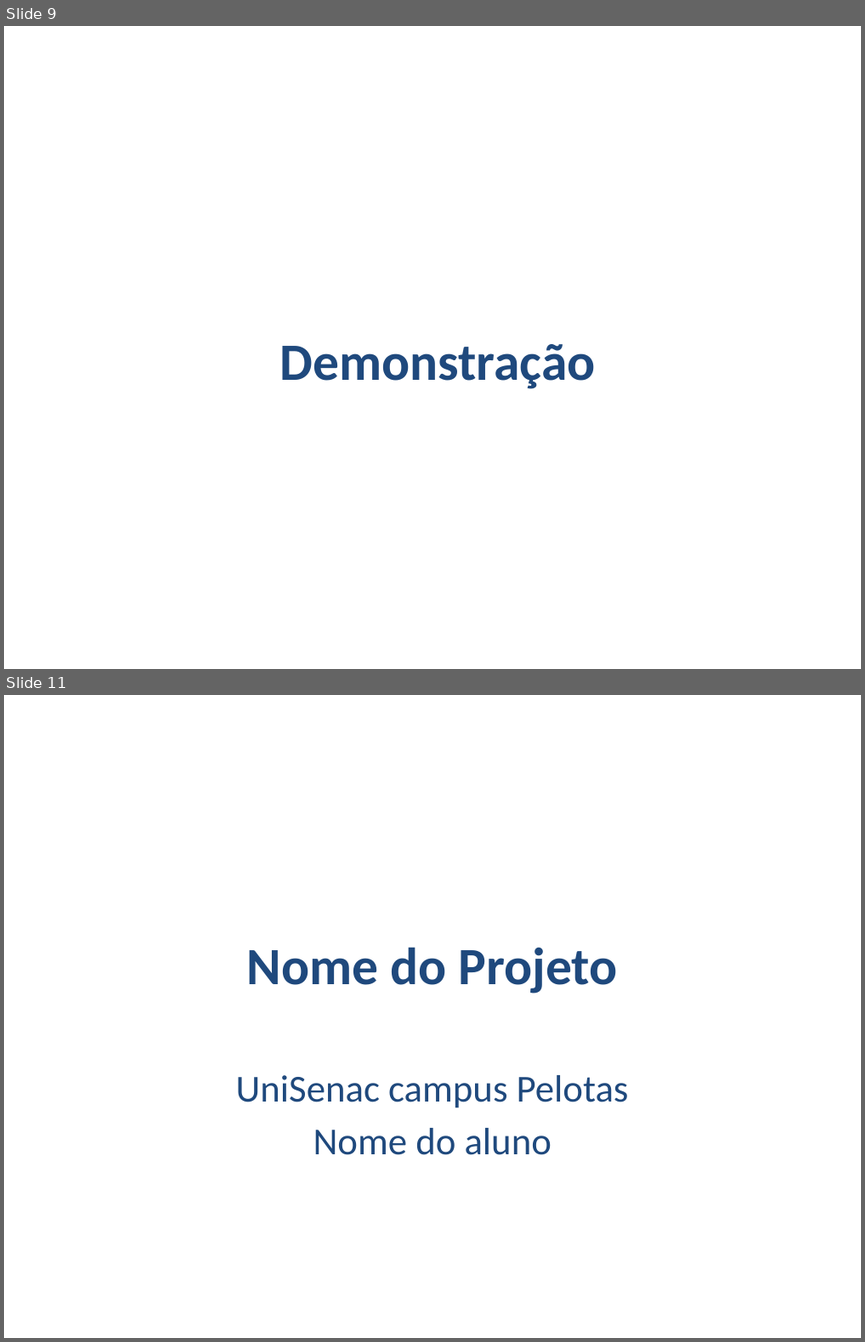
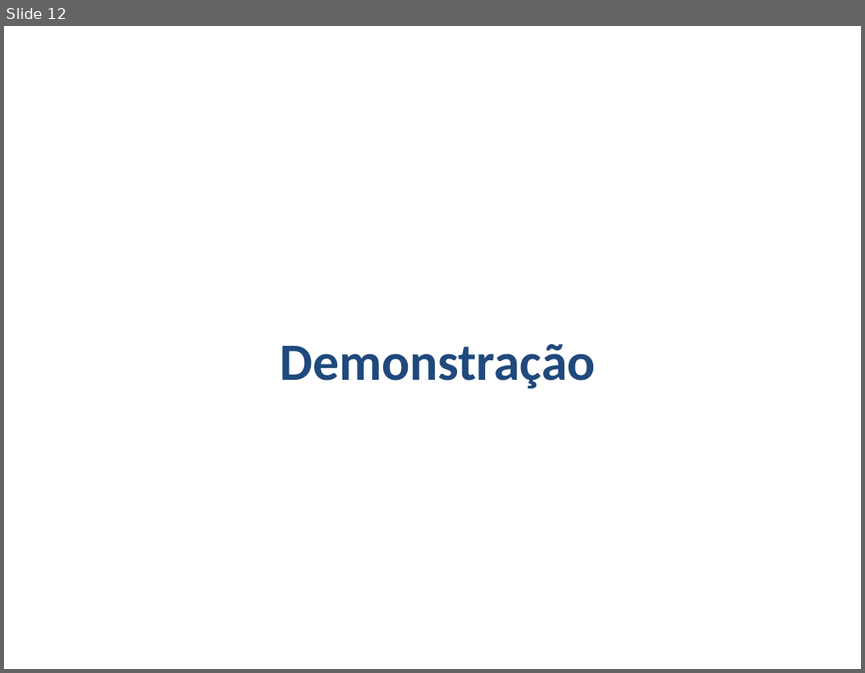
Before and after one commit to bgbaine/ads, a slide deck: esi/aula18/atividades/Modelo de apresentação(1).pptx. Shown one above the other, each under a label of ours: slides 9 and 11 before the commit, slide 12 after it; the slides between them are not shown. The pictures are 865x1342 and 865x673 pixels, drawn with LibreOffice and Linux fonts; fonts in the diff are those of the drawing; background and template pictures are left out. Boxes give left, top, right and bottom in pixels: in the first picture for what was removed or moved away, otherwise in the second. Text is boxed around its words. In the diff, an @@ line names an element or a change of style, - is before the commit and + after.

```diff
--- a/esi/aula18/atividades/Modelo de apresentação(1).pptx
+++ b/esi/aula18/atividades/Modelo de apresentação(1).pptx
@@ slide 11 removed at <box>4,695,861,1338</box>, background #FFFFFF @@
@@ title removed at <box>247,947,617,993</box> @@
-Nome do Projeto
@@ subtitle removed at <box>236,1075,629,1155</box> @@
-UniSenac campus Pelotas
-Nome do aluno
@@ what was slide 9 is now slide 12 @@
```
Also in this commit, not shown: 5 slides changed, 7 slides added, 3 other slides removed, 7 other files.
